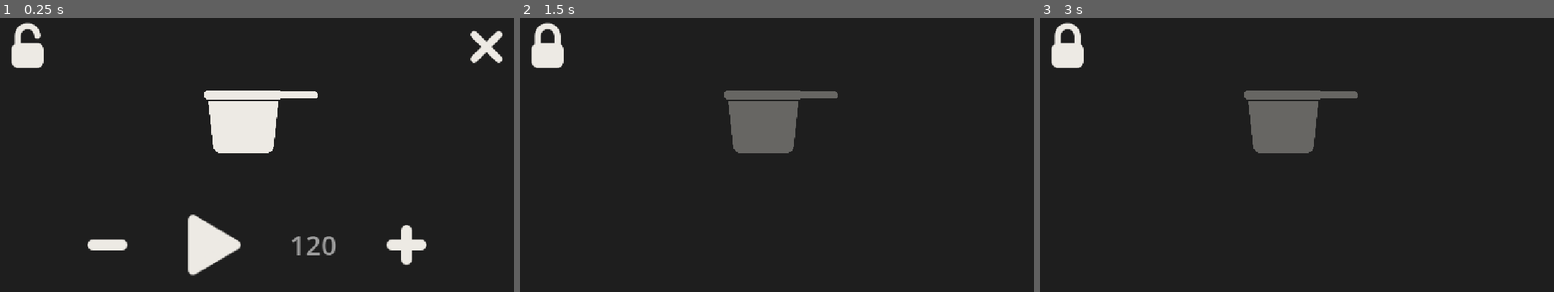
Above: before the commit, frames 1-3 (left to right).
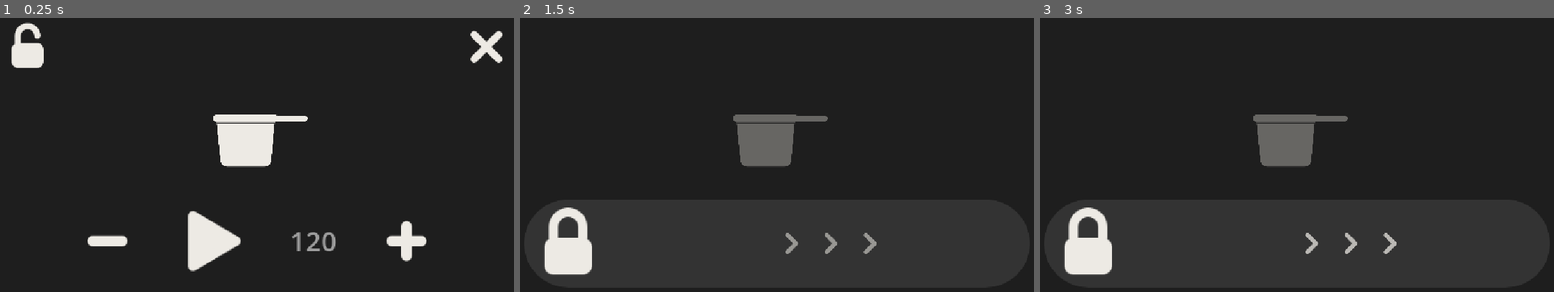
Above: after the commit, the same moments.

Repository: JeromeDuboisPro/la-casserole
Game: Godot game, scene res://scenes/main.tscn
Same seed, same stepped clock (60 frames per second), same inputs: the game is played once before the commit and once after it.
Inputs (mouse positions are in pixels of both pictures, inside the frame that each line leads up to):
- Up to frame 1 (0.25 s): no input
- Up to frame 2 (1.5 s): click (545, 48) at 0.5 s; click (545, 48) at 1.27 s
- Up to frame 3 (3 s): click (1065, 48) at 2.02 s; move the mouse to (1420, 135) at 2.77 s; click (1420, 135) at 2.92 s

The runs differ from the first frame. In frame 1, 3.5% of the frame differs, in the area x 17-83%, y 26-95%; in frame 2, 5.0%; in frame 3, 5.0%, in the area x 2-70%, y 1-95%.

Commit message:
feat: slide to unlock, and keep the controls out of the camera cutout
Holding the padlock was a gesture with no affordance: nothing on screen said
it existed, so the lock read as a trap. Unlocking is now a slide, the most
widely understood unlock gesture there is, and it says what to do without a
word: a padlock knob, three chevrons pointing the way, pulsing while idle and
fading as the knob advances. Releasing short of the end sends the knob home,
so the gesture either happened or did not. A pocket presses; it does not drag
a knob across a track.

Margins now come from DisplayServer.get_display_safe_area() rather than from
numbers I picked. On this Pixel the cutout takes 152 pixels off the top, which
is where the lock and the quit button used to sit, under the front camera.
The layout is recomputed on every resize, so a rotation or a fold moves it.

_gui_input hands positions in the control's own coordinates. The first version
tested them against a global rect, so the knob could not be grabbed at all;
the hit tests are local now.

Co-Authored-By: Claude Opus 5 <noreply@anthropic.com>
Claude-Session: https://claude.ai/code/session_01N386HMBQQrEMMzQ8tmKwmZ

Diff:
--- /dev/null
+++ b/assets/icons/ui/chevron.svg
@@ -0,0 +1,3 @@
+<svg xmlns="http://www.w3.org/2000/svg" viewBox="0 0 96 96" width="96" height="96">
+  <path d="M 36 24 L 60 48 L 36 72" fill="none" stroke="#EDEAE4" stroke-width="12" stroke-linecap="round" stroke-linejoin="round"/>
+</svg>
--- /dev/null
+++ b/core/unlock_slider.gd
@@ -0,0 +1,80 @@
+class_name UnlockSlider
+extends Control
+
+## Slide to unlock. Reusable, and deliberately the most universally understood
+## unlock gesture there is: a pocket presses, it does not drag a knob across a
+## track, and the chevrons say which way to go without a word.
+
+signal unlocked
+
+## How far along the track the knob must travel to count.
+@export var travel_ratio: float = 0.85
+
+@onready var _knob: TextureRect = $Knob
+@onready var _chevrons: HBoxContainer = $Chevrons
+
+var _dragging := false
+var _touch_index := -1
+
+func _ready() -> void:
+	_reset()
+
+## _gui_input hands positions in this control's own coordinates, not the
+## viewport's, so every hit test below stays local.
+func _grabbed(position: Vector2) -> bool:
+	return Rect2(_knob.position, _knob.size).grow(60.0).has_point(position)
+
+func _gui_input(event: InputEvent) -> void:
+	if event is InputEventScreenTouch:
+		if event.pressed and _grabbed(event.position):
+			_dragging = true
+			_touch_index = event.index
+		elif not event.pressed and event.index == _touch_index:
+			_release()
+		accept_event()
+	elif event is InputEventScreenDrag and _dragging and event.index == _touch_index:
+		_move_to(event.position.x)
+		accept_event()
+	# The editor has no touchscreen, so the same gesture is accepted from a mouse.
+	elif event is InputEventMouseButton:
+		if event.pressed and _grabbed(event.position):
+			_dragging = true
+		elif not event.pressed:
+			_release()
+		accept_event()
+	elif event is InputEventMouseMotion and _dragging:
+		_move_to(event.position.x)
+		accept_event()
+
+func _move_to(local_x: float) -> void:
+	var travel := _travel()
+	_knob.position.x = clampf(local_x - _knob.size.x * 0.5, 0.0, travel)
+	var progress: float = _knob.position.x / maxf(travel, 1.0)
+	_chevrons.modulate.a = 1.0 - progress
+	if progress >= travel_ratio:
+		_dragging = false
+		_reset()
+		unlocked.emit()
+
+func _travel() -> float:
+	return maxf(size.x - _knob.size.x, 1.0)
+
+func _release() -> void:
+	_dragging = false
+	_touch_index = -1
+	# Not far enough: the knob goes home rather than staying half way, so the
+	# gesture reads as one movement that either happened or did not.
+	var tween := create_tween()
+	tween.tween_property(_knob, "position:x", 0.0, 0.18).set_trans(Tween.TRANS_CUBIC)
+	tween.parallel().tween_property(_chevrons, "modulate:a", 1.0, 0.18)
+
+func _reset() -> void:
+	_knob.position.x = 0.0
+	_chevrons.modulate.a = 1.0
+
+func _process(_delta: float) -> void:
+	if _dragging:
+		return
+	# A slow pulse, so the track reads as something to act on rather than decor.
+	var t := Time.get_ticks_msec() / 1000.0
+	_chevrons.modulate.a = 0.45 + 0.35 * (0.5 + 0.5 * sin(t * 2.2))
--- a/scenes/main.gd
+++ b/scenes/main.gd
@@ -16,16 +16,17 @@
 
 const ICON_PLAY := preload("res://assets/icons/ui/play.svg")
 const ICON_PAUSE := preload("res://assets/icons/ui/pause.svg")
-const ICON_LOCK := preload("res://assets/icons/ui/lock.svg")
-const ICON_UNLOCK := preload("res://assets/icons/ui/unlock.svg")
 
 const DEFAULT_BPM := 120.0
 const MIN_BPM := 30.0
 const MAX_BPM := 300.0
 const BPM_STEP := 10.0
+const MIN_MARGIN := 48.0
+const TOP_BUTTON_SIZE := 120.0
+const BAR_HEIGHT := 190.0
+const SLIDER_HEIGHT := 180.0
 ## Taps further apart than this are two sessions, not a rhythm.
 const TEMPO_MAX_GAP_USEC := 3_000_000
-const UNLOCK_HOLD_SEC := 0.8
 
 @onready var _tap: TapCore = $TapCore
 @onready var _bank: AudioBank = $AudioBank
@@ -38,6 +39,7 @@
 @onready var _bpm_label: Label = $Bar/Bpm
 @onready var _lock_button: TextureButton = $Lock
 @onready var _quit_button: TextureButton = $Quit
+@onready var _unlock: UnlockSlider = $Unlock
 
 var _noise: Node
 var _bpm := DEFAULT_BPM
@@ -45,26 +47,48 @@
 var _locked := false
 ## Timestamps of the last taps, used to read the tempo off the hand.
 var _tap_times: Array[int] = []
-var _lock_held_since_usec := 0
-## BaseButton.button_pressed only tracks toggle buttons, so the hold is tracked here.
-var _lock_held := false
-## Set when a hold has already unlocked, so releasing it does not lock again.
-var _lock_consumed := false
 
 func _ready() -> void:
 	_pad.color = SKIN_CASSEROLE.background_color
 	_pot.texture = SKIN_CASSEROLE.sprite
 	_setup_audio()
-	_tap.blockers = [_bar, _lock_button, _quit_button]
+	_tap.blockers = [_bar, _lock_button, _quit_button, _unlock]
 	_tap.tapped.connect(_on_tapped)
 	_meter.beat.connect(_on_beat)
 	_auto_button.pressed.connect(_toggle_auto)
 	$Bar/Slower.pressed.connect(func(): _set_bpm(_bpm - BPM_STEP))
 	$Bar/Faster.pressed.connect(func(): _set_bpm(_bpm + BPM_STEP))
-	_lock_button.button_down.connect(_on_lock_down)
-	_lock_button.button_up.connect(_on_lock_up)
+	_lock_button.pressed.connect(_lock)
+	_unlock.unlocked.connect(_on_unlocked)
 	_quit_button.pressed.connect(_on_quit_pressed)
-	_refresh()
+	_apply_safe_area()
+	get_viewport().size_changed.connect(_apply_safe_area)
+	_refresh()
+
+## Keeps the controls clear of the camera cutout at the top and of the gesture
+## bar at the bottom. Without this the lock sits under the front camera on any
+## phone with a notch.
+func _apply_safe_area() -> void:
+	var window := DisplayServer.window_get_size()
+	if window.y <= 0:
+		return
+	var safe := DisplayServer.get_display_safe_area()
+	# The scene is laid out in canvas units, the insets come back in screen
+	# pixels, and the stretch between them is whatever the device imposes.
+	var scale := get_viewport_rect().size.y / float(window.y)
+	var top: float = maxf(safe.position.y * scale, MIN_MARGIN)
+	var bottom: float = maxf((window.y - safe.position.y - safe.size.y) * scale, MIN_MARGIN)
+
+	for button in [_lock_button, _quit_button]:
+		button.offset_top = top
+		button.offset_bottom = top + TOP_BUTTON_SIZE
+
+	_bar.offset_top = -(bottom + BAR_HEIGHT)
+	_bar.offset_bottom = -bottom
+	_unlock.offset_top = -(bottom + SLIDER_HEIGHT)
+	_unlock.offset_bottom = -bottom
+	_pot.offset_top = top + TOP_BUTTON_SIZE + MIN_MARGIN
+	_pot.offset_bottom = -(bottom + SLIDER_HEIGHT + MIN_MARGIN)
 
 func _setup_audio() -> void:
 	if _android.is_available():
@@ -84,7 +108,6 @@
 	_noise = _bank
 
 func _process(_delta: float) -> void:
-	_update_unlock_feedback()
 	# The notification can pause or stop the auto mode while the app is away,
 	# so the button follows the engine rather than the other way round.
 	if _android.is_available():
@@ -152,50 +175,16 @@
 func _on_beat() -> void:
 	_noise.hit()
 
-## Locking hides the controls so a pocket cannot press them. Unlocking asks for
-## a deliberate hold, for the same reason: one accidental press must not undo it.
-##
-## The hold has to announce itself. A lock with no way out that a user can see
-## is worse than no lock at all, so the padlock fills up while it is held, and
-## the back gesture is kept as a way out.
-func _on_lock_down() -> void:
-	_lock_held_since_usec = Time.get_ticks_usec()
-	_lock_held = true
-	_lock_consumed = false
-
-func _on_lock_up() -> void:
-	# A hold that already unlocked must not be read as a fresh press, or the
-	# release locks the app straight back and the hold looks broken.
-	if not _lock_consumed:
-		if not _locked:
-			_locked = true
-		elif _unlock_progress() >= 1.0:
-			_locked = false
-	_lock_held = false
-	_lock_consumed = false
-	_lock_held_since_usec = 0
-	_refresh()
-
-func _unlock_progress() -> float:
-	if not _lock_held or _lock_held_since_usec == 0:
-		return 0.0
-	var held := (Time.get_ticks_usec() - _lock_held_since_usec) / 1_000_000.0
-	return clampf(held / UNLOCK_HOLD_SEC, 0.0, 1.0)
-
-func _update_unlock_feedback() -> void:
-	if not _locked:
-		return
-	var progress := _unlock_progress()
-	# Grows and reddens as the hold approaches release, so the way out is
-	# visible from the first tenth of a second.
-	_lock_button.scale = Vector2.ONE * (1.0 + 0.25 * progress)
-	_lock_button.pivot_offset = _lock_button.size * 0.5
-	_lock_button.modulate = Color(1, 1, 1).lerp(Color(0.90, 0.28, 0.30), progress)
-	if progress >= 1.0 and _lock_held:
-		_locked = false
-		_lock_consumed = true
-		_lock_held_since_usec = 0
-		_refresh()
+## Locking stops a pocket from pressing anything. Unlocking is a slide rather
+## than a press, for the same reason, and because a knob with arrows on it says
+## what to do without a word of any language.
+func _lock() -> void:
+	_locked = true
+	_refresh()
+
+func _on_unlocked() -> void:
+	_locked = false
+	_refresh()
 
 func _refresh() -> void:
 	_auto_button.texture_normal = ICON_PAUSE if _auto else ICON_PLAY
@@ -203,9 +192,8 @@
 	_bpm_label.text = "%d" % roundi(_bpm)
 	_bar.visible = not _locked
 	_quit_button.visible = not _locked
-	_lock_button.texture_normal = ICON_LOCK if _locked else ICON_UNLOCK
-	_lock_button.scale = Vector2.ONE
-	_lock_button.modulate = Color(1, 1, 1)
+	_lock_button.visible = not _locked
+	_unlock.visible = _locked
 	_pot.modulate = Color(1, 1, 1, 0.35) if _locked else Color(1, 1, 1, 1)
 
 ## Leaving has to silence the phone, not just close the window: the plugin
@@ -220,7 +208,6 @@
 		# While locked, back is the emergency exit from the lock, not from the app.
 		if _locked:
 			_locked = false
-			_lock_held_since_usec = 0
 			_refresh()
 			return
 		# Otherwise it takes the same road as the quit button.
--- a/scenes/main.tscn
+++ b/scenes/main.tscn
@@ -10,6 +10,16 @@
 [ext_resource type="Texture2D" path="res://assets/icons/ui/plus.svg" id="8_plus"]
 [ext_resource type="Texture2D" path="res://assets/icons/ui/unlock.svg" id="9_unlock"]
 [ext_resource type="Texture2D" path="res://assets/icons/ui/close.svg" id="10_close"]
+[ext_resource type="Texture2D" path="res://assets/icons/ui/chevron.svg" id="11_chevron"]
+[ext_resource type="Texture2D" path="res://assets/icons/ui/lock.svg" id="12_lock"]
+[ext_resource type="Script" path="res://core/unlock_slider.gd" id="13_slider"]
+
+[sub_resource type="StyleBoxFlat" id="track"]
+bg_color = Color(0.2, 0.2, 0.2, 1)
+corner_radius_top_left = 90
+corner_radius_top_right = 90
+corner_radius_bottom_right = 90
+corner_radius_bottom_left = 90
 
 [node name="Main" type="Control"]
 anchors_preset = 15
@@ -108,3 +118,50 @@
 
 [node name="AndroidNoise" type="Node" parent="."]
 script = ExtResource("5_android")
+
+[node name="Unlock" type="Panel" parent="."]
+anchor_top = 1.0
+anchor_right = 1.0
+anchor_bottom = 1.0
+offset_left = 60.0
+offset_top = -260.0
+offset_right = -60.0
+offset_bottom = -80.0
+theme_override_styles/panel = SubResource("track")
+script = ExtResource("13_slider")
+
+[node name="Chevrons" type="HBoxContainer" parent="Unlock"]
+anchors_preset = 15
+anchor_right = 1.0
+anchor_bottom = 1.0
+offset_left = 220.0
+mouse_filter = 2
+alignment = 1
+theme_override_constants/separation = 10
+
+[node name="C1" type="TextureRect" parent="Unlock/Chevrons"]
+custom_minimum_size = Vector2(70, 70)
+texture = ExtResource("11_chevron")
+expand_mode = 1
+stretch_mode = 5
+
+[node name="C2" type="TextureRect" parent="Unlock/Chevrons"]
+custom_minimum_size = Vector2(70, 70)
+texture = ExtResource("11_chevron")
+expand_mode = 1
+stretch_mode = 5
+
+[node name="C3" type="TextureRect" parent="Unlock/Chevrons"]
+custom_minimum_size = Vector2(70, 70)
+texture = ExtResource("11_chevron")
+expand_mode = 1
+stretch_mode = 5
+
+[node name="Knob" type="TextureRect" parent="Unlock"]
+custom_minimum_size = Vector2(180, 180)
+offset_right = 180.0
+offset_bottom = 180.0
+mouse_filter = 2
+texture = ExtResource("12_lock")
+expand_mode = 1
+stretch_mode = 5
Not shown, added: assets/icons/ui/chevron.svg.import
Not shown, added: core/unlock_slider.gd.uid
Not shown: 1 places in scenes/main.tscn that only renumber resources
